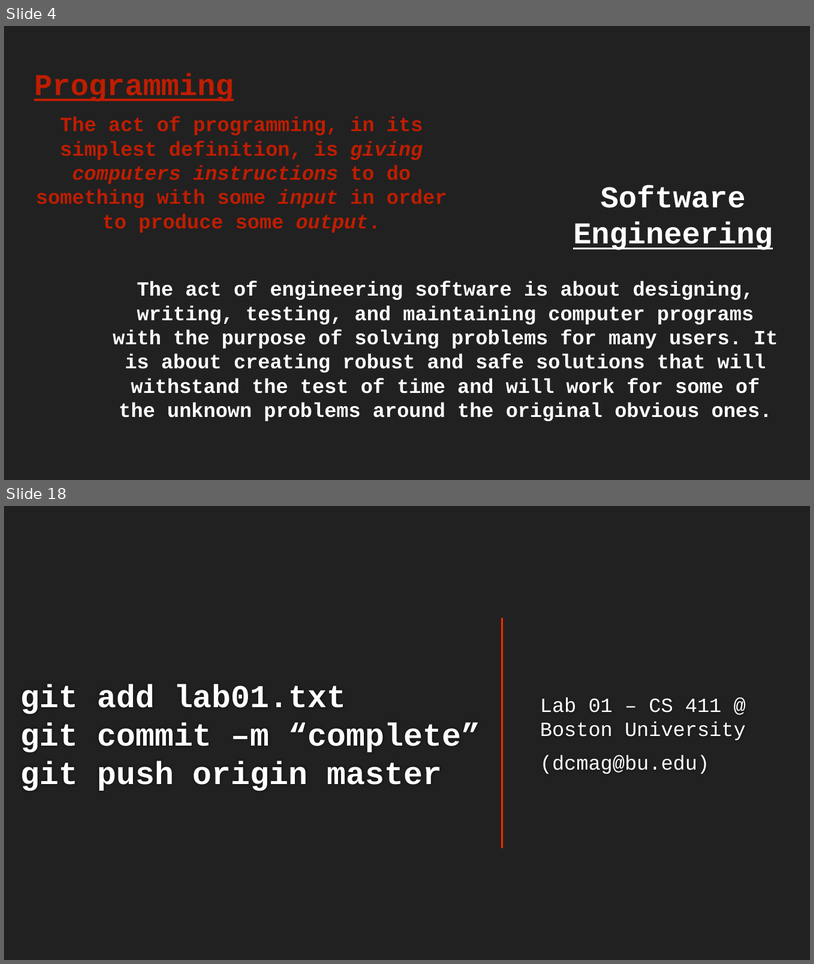
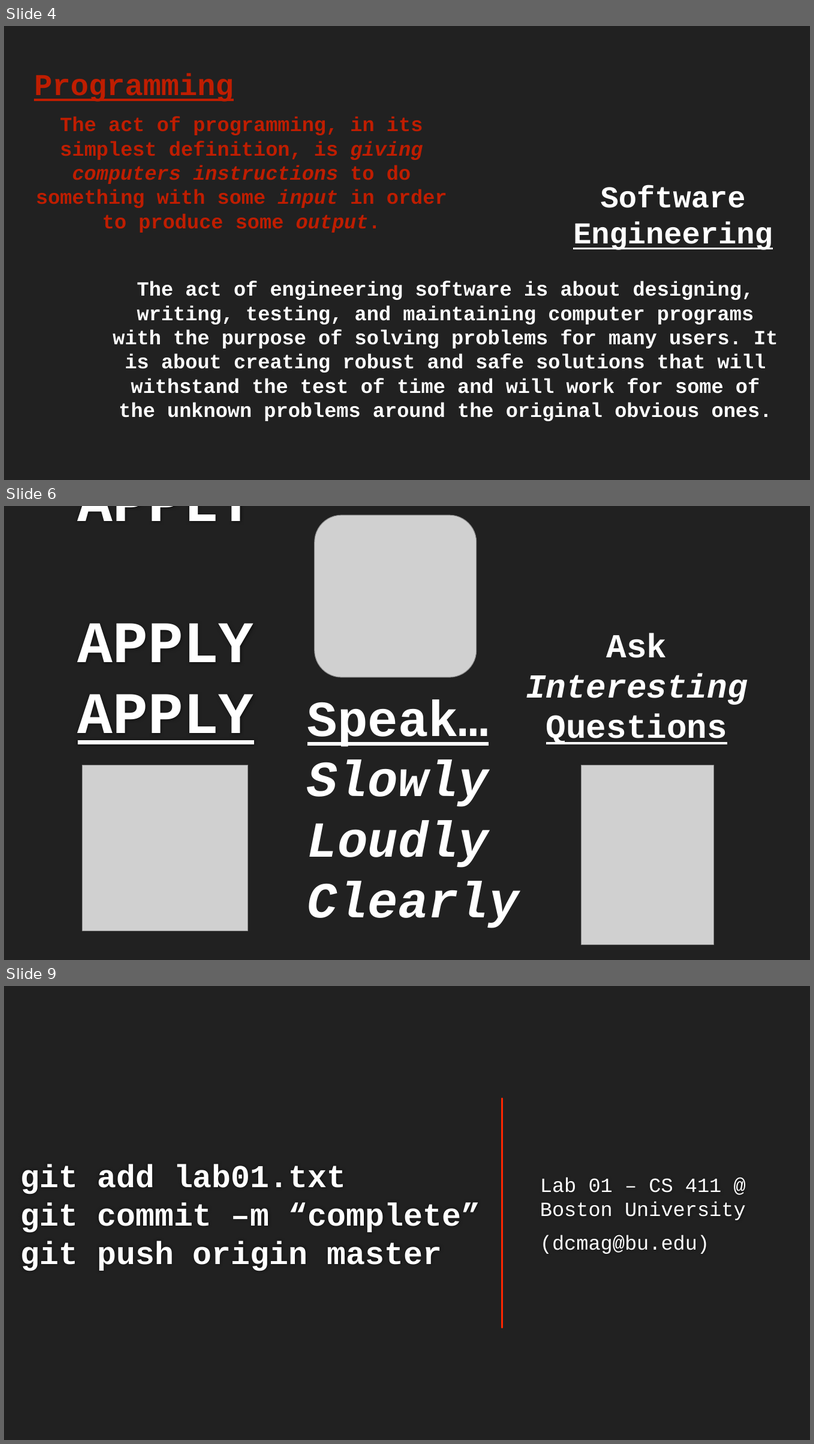
Before and after one commit to dcmaglione/bu-cs411-spring24, a slide deck: lab_slides/Lab-01/Lab-01.pptx. Shown one above the other, each under a label of ours: slides 4 and 18 before the commit, slides 4, 6 and 9 after it; the slides between them are not shown. The pictures are 814x964 and 814x1444 pixels, drawn with LibreOffice and Linux fonts; fonts in the diff are those of the drawing; grey boxes stand for pictures; background and template pictures are left out. Boxes give left, top, right and bottom in pixels: in the first picture for what was removed or moved away, otherwise in the second. Text is boxed around its words. In the diff, an @@ line names an element or a change of style, - is before the commit and + after.

```diff
--- a/lab_slides/Lab-01/Lab-01.pptx
+++ b/lab_slides/Lab-01/Lab-01.pptx
@@ slide 6 added at box(4, 506, 810, 960), background #212121 @@
@@ title added at box(78, 506, 254, 744), 70 pt, text #FFFFFF, bold @@
+APPLY
+APPLY
+APPLY
@@ picture added at box(315, 515, 477, 677) @@
@@ text added at box(526, 633, 748, 744), 40 pt, text #FFFFFF, bold @@
+Ask Interesting Questions
@@ text added at box(308, 699, 519, 928), 60 pt, text #FFFFFF, bold, italic @@
+Speak…
+Slowly
+Loudly
+Clearly
@@ picture added at box(83, 765, 248, 931) @@
@@ picture added at box(582, 765, 714, 945) @@
@@ what was slide 18 is now slide 9 @@
```
Also in this commit, not shown: 1 slide changed, 3 other slides added, 13 slides removed, 4 other files.
